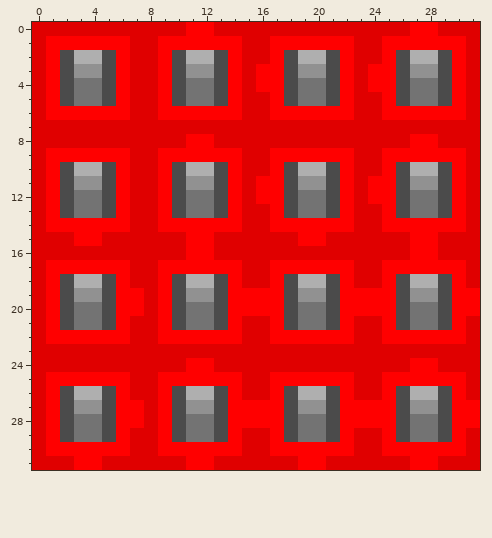
Pixel-art sprite -- src/public/asset/texture/tile/switch.true.png. Above: the version before the commit.
The file is 32x32 pixels.
Now the later version:
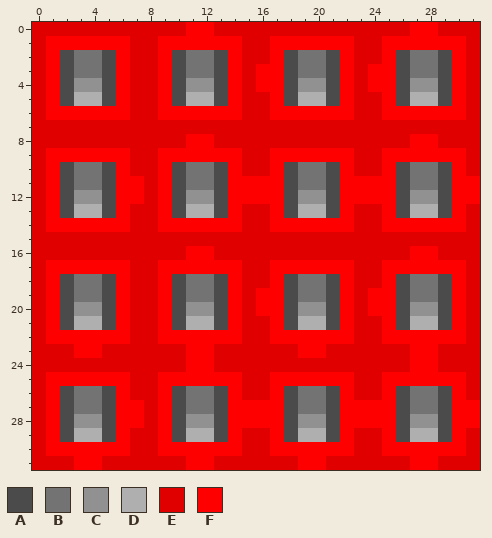
Palette (. is transparent): A #4b4b4b  B #737373  C #919191  D #afafaf  E #e00000  F #ff0000
Difference:
@@ x 0..31 @@
  1 EFFFFFFEEFFFFFFEEFFFFFFEEFFFFFFE
- 2 EFADDAFEEFADDAFEEFADDAFEEFADDAFE
- 3 EFACCAFEEFACCAFEFFACCAFEFFACCAFE
- 4 EFABBAFEEFABBAFEFFABBAFEFFABBAFE
- 5 EFABBAFEEFABBAFEEFABBAFEEFABBAFE
+ 2 EFABBAFEEFABBAFEEFABBAFEEFABBAFE
+ 3 EFABBAFEEFABBAFEFFABBAFEFFABBAFE
+ 4 EFACCAFEEFACCAFEFFACCAFEFFACCAFE
+ 5 EFADDAFEEFADDAFEEFADDAFEEFADDAFE
  6 EFFFFFFEEFFFFFFEEFFFFFFEEFFFFFFE
@@ x 0..31 @@
  9 EFFFFFFEEFFFFFFEEFFFFFFEEFFFFFFE
-10 EFADDAFEEFADDAFEEFADDAFEEFADDAFE
-11 EFACCAFEEFACCAFEFFACCAFEFFACCAFE
-12 EFABBAFEEFABBAFEFFABBAFEFFABBAFE
-13 EFABBAFEEFABBAFEEFABBAFEEFABBAFE
+10 EFABBAFEEFABBAFEEFABBAFEEFABBAFE
+11 EFABBAFFEFABBAFFFFABBAFFFFABBAFF
+12 EFACCAFFEFACCAFFFFACCAFFFFACCAFF
+13 EFADDAFEEFADDAFEEFADDAFEEFADDAFE
 14 EFFFFFFEEFFFFFFEEFFFFFFEEFFFFFFE
-15 EEEFFEEEEEEFFEEEEEEFFEEEEEEFFEEE
+15 EEEEEEEEEEEEEEEEEEEEEEEEEEEEEEEE
 16 EEEEEEEEEEEFFEEEEEEEEEEEEEEFFEEE
 17 EFFFFFFEEFFFFFFEEFFFFFFEEFFFFFFE
-18 EFADDAFEEFADDAFEEFADDAFEEFADDAFE
-19 EFACCAFFEFACCAFFFFACCAFFFFACCAFF
-20 EFABBAFFEFABBAFFFFABBAFFFFABBAFF
-21 EFABBAFEEFABBAFEEFABBAFEEFABBAFE
+18 EFABBAFEEFABBAFEEFABBAFEEFABBAFE
+19 EFABBAFEEFABBAFEFFABBAFEFFABBAFE
+20 EFACCAFEEFACCAFEFFACCAFEFFACCAFE
+21 EFADDAFEEFADDAFEEFADDAFEEFADDAFE
 22 EFFFFFFEEFFFFFFEEFFFFFFEEFFFFFFE
-23 EEEEEEEEEEEEEEEEEEEEEEEEEEEEEEEE
+23 EEEFFEEEEEEFFEEEEEEFFEEEEEEFFEEE
 24 EEEEEEEEEEEFFEEEEEEEEEEEEEEFFEEE
 25 EFFFFFFEEFFFFFFEEFFFFFFEEFFFFFFE
-26 EFADDAFEEFADDAFEEFADDAFEEFADDAFE
-27 EFACCAFFEFACCAFFFFACCAFFFFACCAFF
-28 EFABBAFFEFABBAFFFFABBAFFFFABBAFF
-29 EFABBAFEEFABBAFEEFABBAFEEFABBAFE
+26 EFABBAFEEFABBAFEEFABBAFEEFABBAFE
+27 EFABBAFFEFABBAFFFFABBAFFFFABBAFF
+28 EFACCAFFEFACCAFFFFACCAFFFFACCAFF
+29 EFADDAFEEFADDAFEEFADDAFEEFADDAFE
 30 EFFFFFFEEFFFFFFEEFFFFFFEEFFFFFFE
Boxes around the changes in both pictures, in picture pixels (x1, y1, x2, y2):
changed: (74, 50, 102, 106)
changed: (186, 50, 214, 106)
changed: (298, 50, 326, 106)
changed: (410, 50, 438, 106)
changed: (74, 162, 368, 442)
changed: (410, 162, 480, 442)
